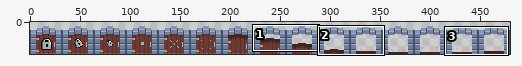
File history of a sprite sheet, data/images/doorTop.png. The first picture is a wide view before the edit; the outline marks the close-up.
Close-up. Old version:
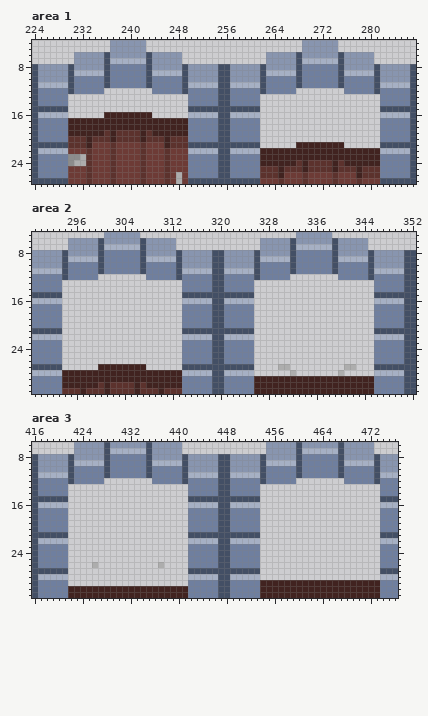
The file is 480x32 pixels. Colours within 5 levels of each other are drawn and written as one. Shown: area 1: x 224..287, y 4..27; area 2: x 289..352, y 5..31; area 3: x 416..476, y 6..31. The commit also changed other parts of the picture, which this record leaves out.
After the commit:
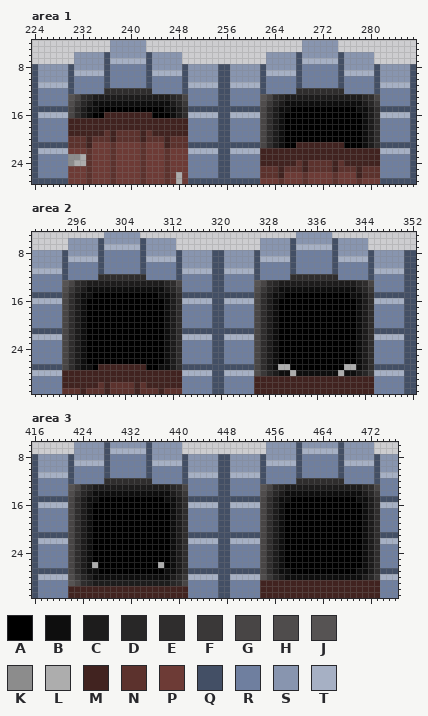
Palette (. is transparent): A #000000  B #0e0e0e  C #1d1c1c  D #282727  E #2f2d2d  F #3a3838  G #484545  H #4f4c4c  J #565353  K #8c8c8c  L #adadad  M #412320  N #5c322d  P #6d3b36  Q #434f65  R #6f7f9f  S #8895af  T #a6b0c4
Change:
Area 1:
y 12: x 236..243 ........ -> EEEEEEEE; x 268..275 ........ -> EEEEEEEE
y 13: x 230..249 .................... -> JGEDCCCCCCCCCCCCCDEG; x 262..281 .................... -> JGEDCCCCCCCCCCCCCDEG
y 14: x 230..249 .................... -> HFDCBBBBBBBBBBBBBCDF; x 262..281 .................... -> HFDCBBBBBBBBBBBBBCDF
y 15: x 230..249 .................... -> GECBBAAAAAAAAAAABBCE; x 262..281 .................... -> GECBBAAAAAAAAAAABBCE
y 16: x 230..235 ...... -> GECBAA; x 244..249 ...... -> AAABCE; x 262..281 .................... -> GECBAAAAAAAAAAAAABCE
y 17..20: x 262..281 .................... -> GECBAAAAAAAAAAAAABCE
y 21: x 262..267 ...... -> GECBAA; x 276..281 ...... -> AAABCE
Area 2:
y 12: x 300..307 ........ -> EEEEEEEE; x 332..339 ........ -> EEEEEEEE
y 13: x 294..313 .................... -> JGEDCCCCCCCCCCCCCDEG; x 326..345 .................... -> JGEDCCCCCCCCCCCCCDEG
y 14: x 294..313 .................... -> HFDCBBBBBBBBBBBBBCDF; x 326..345 .................... -> HFDCBBBBBBBBBBBBBCDF
y 15: x 294..313 .................... -> GECBBAAAAAAAAAAABBCE; x 326..345 .................... -> GECBBAAAAAAAAAAABBCE
y 16..26: x 294..313 .................... -> GECBAAAAAAAAAAAAABCE; x 326..345 .................... -> GECBAAAAAAAAAAAAABCE
y 27: x 294..299 ...... -> GECBBA; x 308..313 ...... -> AABBCE; x 326..329 .... -> GECB; x 332..340 ......... -> AAAAAAAAA; x 343..345 ... -> BCE
y 28: x 326..331 ...... -> HFDCBB; x 333..339 ....... -> BBBBBBB; x 341..345 ..... -> BBCDF
Area 3:
y 12: x 428..435 ........ -> EEEEEEEE; x 460..467 ........ -> EEEEEEEE
y 13: x 422..441 .................... -> JGEDCCCCCCCCCCCCCDEG; x 454..473 .................... -> JGEDCCCCCCCCCCCCCDEG
y 14: x 422..441 .................... -> HFDCBBBBBBBBBBBBBCDF; x 454..473 .................... -> HFDCBBBBBBBBBBBBBCDF
y 15: x 422..441 .................... -> GECBBAAAAAAAAAAABBCE; x 454..473 .................... -> GECBBAAAAAAAAAAABBCE
y 16..25: x 422..441 .................... -> GECBAAAAAAAAAAAAABCE; x 454..473 .................... -> GECBAAAAAAAAAAAAABCE
y 26: x 422..425 .... -> GECB; x 427..436 .......... -> AAAAAAAAAA; x 438..441 .... -> ABCE; x 454..473 .................... -> GECBAAAAAAAAAAAAABCE
y 27: x 422..441 .................... -> GECBBAAAAAAAAAAABBCE; x 454..473 .................... -> GECBBAAAAAAAAAAABBCE
y 28: x 422..441 .................... -> HFDCBBBBBBBBBBBBBCDF; x 454..473 .................... -> HFDCBBBBBBBBBBBBBCDF
y 29: x 422..441 .................... -> JGEDCCCCCCCCCCCCCDEG
Boxes around the changes in both close-ups, in picture pixels (x1, y1, x2, y2):
added: (68, 88, 188, 118)
added: (260, 88, 380, 148)
added: (62, 274, 182, 370)
added: (254, 274, 374, 376)
added: (68, 478, 188, 586)
added: (260, 478, 380, 580)
